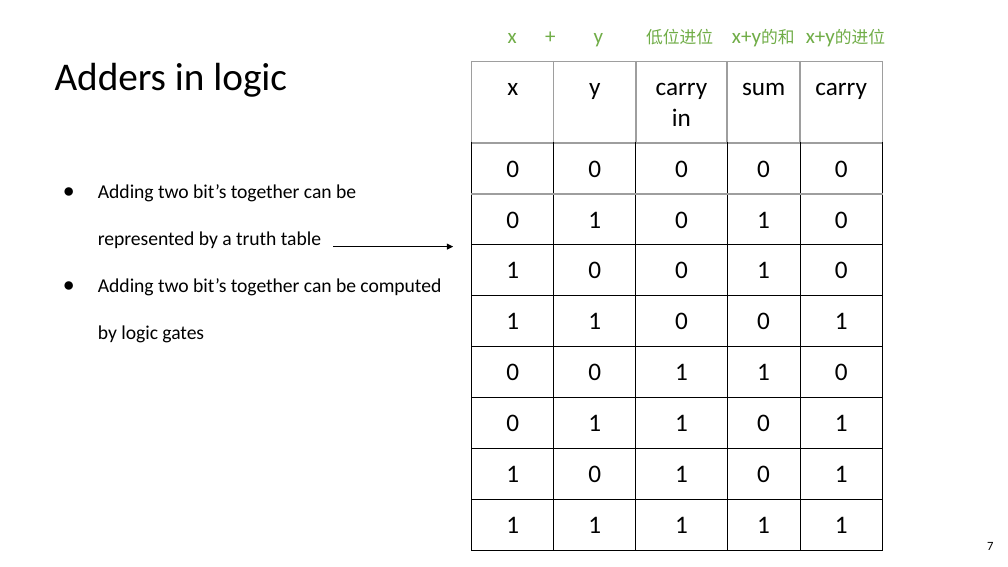
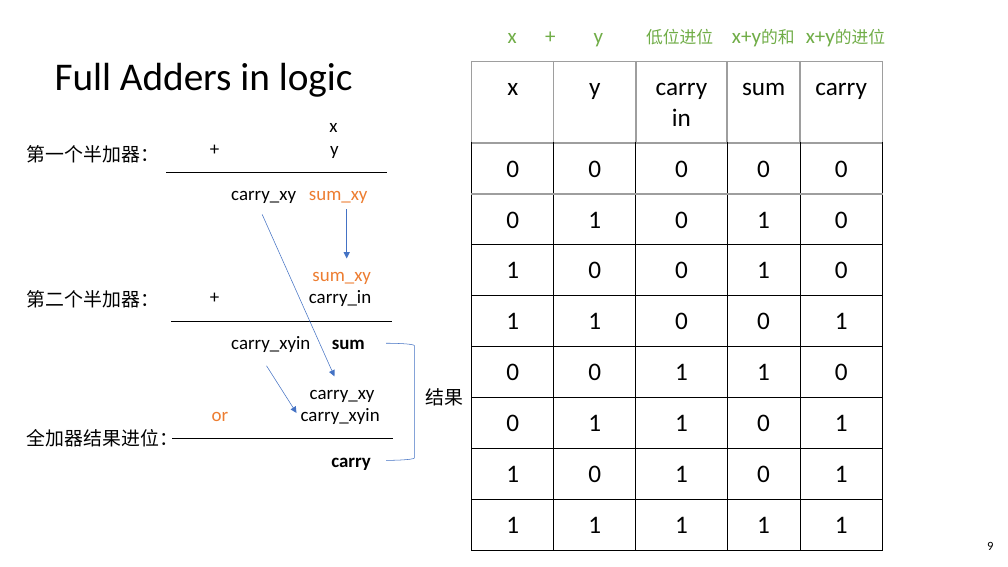
Before and after one commit to vcboy1/Leeds, a slide deck: slide 9 of 26fall/1860/Lecture/Week1.7/Lec_1.7.1_Adders_and_the_ALU.pptx (slide 7 before the commit). Drawn at 1008x567 pixels with LibreOffice and Linux fonts; fonts in the diff are those of the drawing. Boxes give left, top, right and bottom in pixels: in the first picture for what was removed or moved away, otherwise in the second. Text is boxed around its words. In the diff, an @@ line names an element or a change of style, - is before the commit and + after.

```diff
--- a/26fall/1860/Lecture/Week1.7/Lec_1.7.1_Adders_and_the_ALU.pptx
+++ b/26fall/1860/Lecture/Week1.7/Lec_1.7.1_Adders_and_the_ALU.pptx
@@ text at (55, 62, 353, 97): text changed @@
-Adders in logic
+Full Adders in logic
@@ text added at (27, 145, 159, 163), 18 pt, text #000000 @@
+第一个半加器：
@@ text added at (231, 123, 368, 203), 18 pt, text #000000 @@
+x
++ y
+carry_xy sum_xy
@@ line added from (166, 172) to (387, 172), #000000 0.5 pt @@
@@ text removed at (98, 184, 441, 343) @@
-● Adding two bit’s together can be represented by a truth table
-● Adding two bit’s together can be computed by logic gates
@@ arrow added from (347, 209) to (347, 259), #4472C4 0.5 pt @@
@@ arrow added from (262, 215) to (334, 377), #4472C4 0.5 pt @@
@@ arrow removed from (333, 247) to (453, 247) @@
@@ text added at (27, 290, 159, 308), 18 pt, text #000000 @@
+第二个半加器：
@@ text added at (231, 272, 371, 352), 18 pt, text #000000 @@
+sum_xy
++ carry_in
+carry_xyin sum
@@ line added from (172, 321) to (392, 321), #000000 0.5 pt @@
@@ left bracket added at (386, 343, 414, 461), outline #4472C4 0.5 pt @@
@@ arrow added from (267, 366) to (296, 413), #4472C4 0.5 pt @@
@@ text added at (426, 388, 464, 406), 18 pt, text #000000 @@
+结果
@@ text added at (301, 390, 380, 470), 18 pt, text #000000 @@
+carry_xy
+or carry_xyin
+carry
@@ text added at (27, 429, 178, 447), 18 pt, text #000000 @@
+全加器结果进位：
@@ line added from (172, 439) to (393, 439), #000000 0.5 pt @@
@@ page number at (987, 542, 993, 550): text changed @@
-7
+9
```
Also in this commit, not shown: 21 other slides changed, 1 slide removed, 10 other files.
